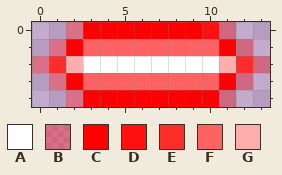
Edited in one commit: pixel-art file (assets/laserBean.aseprite). This is how it looked before the edit.
14x5 pixels, 1 frame.
Palette (. is transparent): A #ffffff  B #ff000055  C #ff0000  D #ff1111  E #ff2c2c  F #ff6262  G #ffaeae
Once edited:
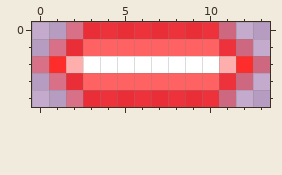
Diff:
{"colour":"C","old":"#ff0000","new":"#ff0000b4"}
{"y":0,"x":10,"old":"D","new":"C"}
